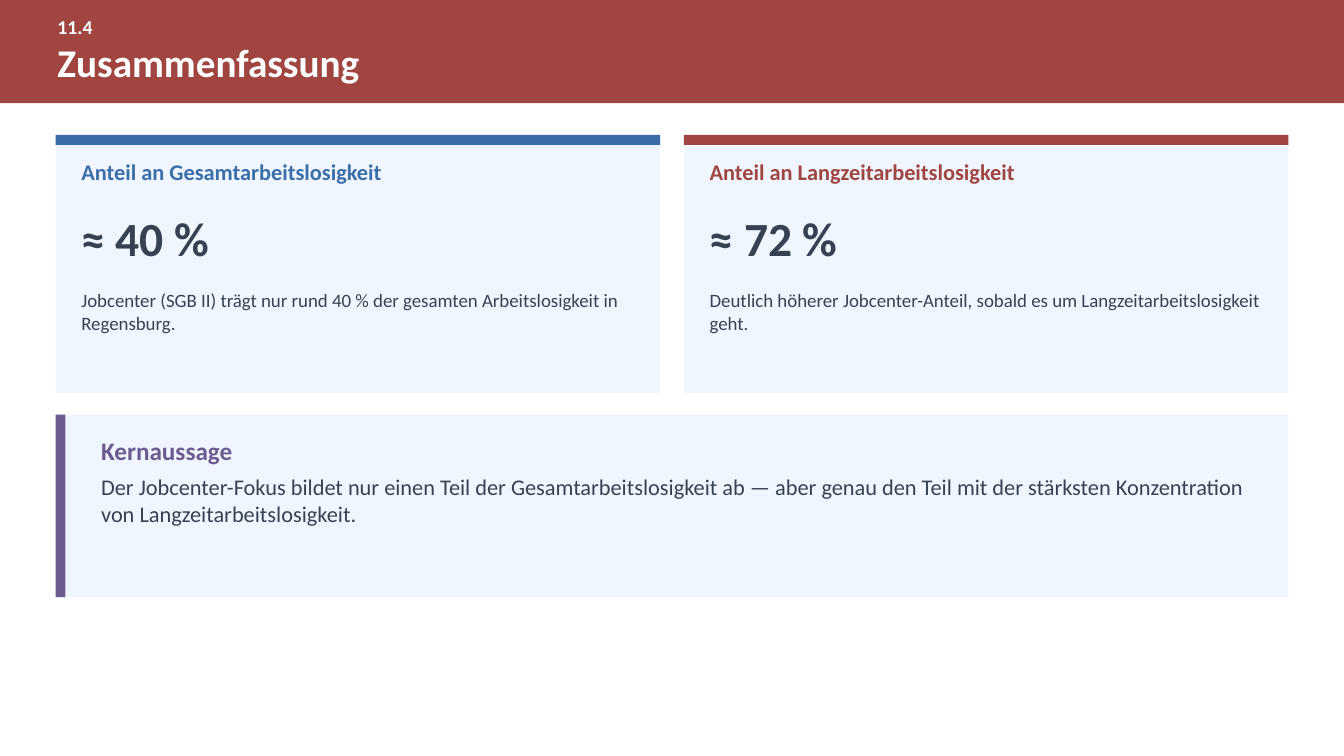
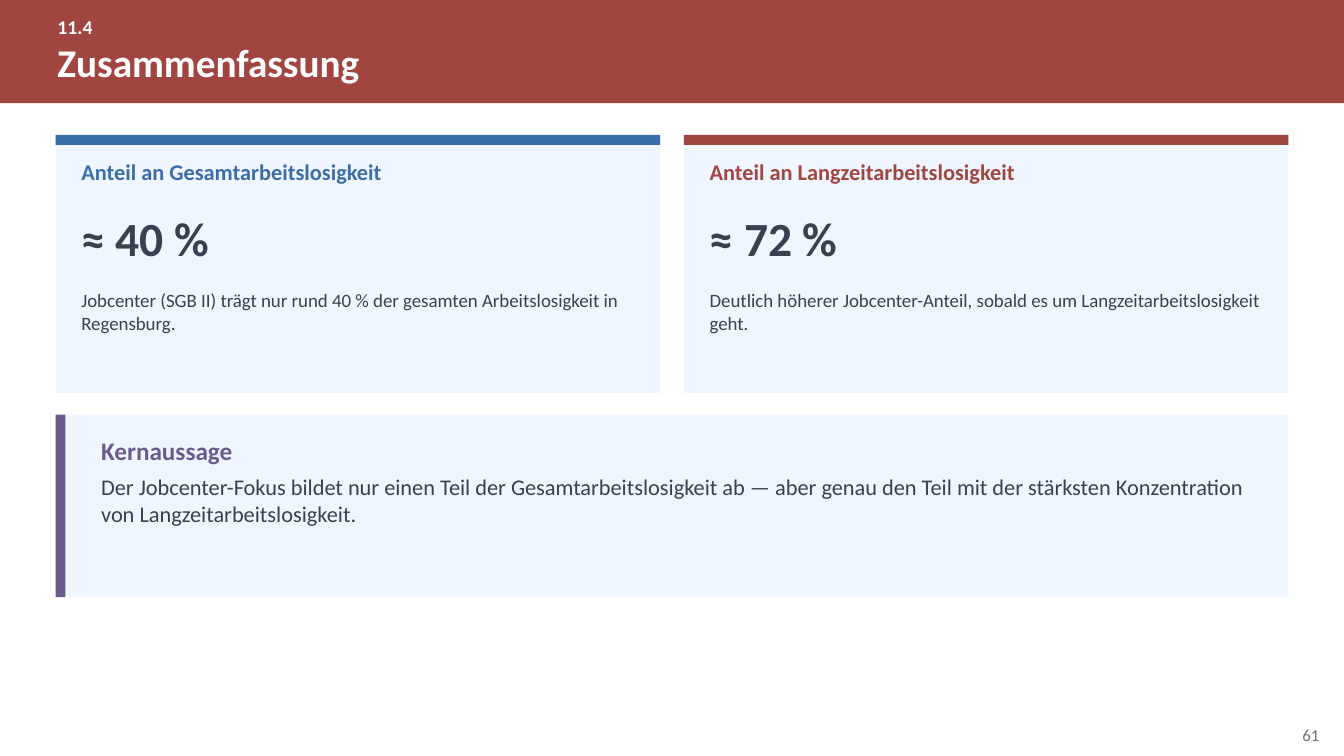
Before and after one commit to eufunk/arbeitsmarkt-regensburg, a slide deck: slide 61 of Docs/Projektpraesentation.pptx. Drawn at 1344x756 pixels with LibreOffice and Linux fonts; fonts in the diff are those of the drawing. Boxes give left, top, right and bottom in pixels: in the first picture for what was removed or moved away, otherwise in the second. Text is boxed around its words. In the diff, an @@ line names an element or a change of style, - is before the commit and + after.

```diff
--- a/Docs/Projektpraesentation.pptx
+++ b/Docs/Projektpraesentation.pptx
@@ page number added at (x1=1302, y1=729, x2=1319, y2=741), 12 pt, text #6B7280 @@
+61
```
Also in this commit, not shown: 63 other slides changed, 20 slides added, 1 slide removed, 28 other files.
